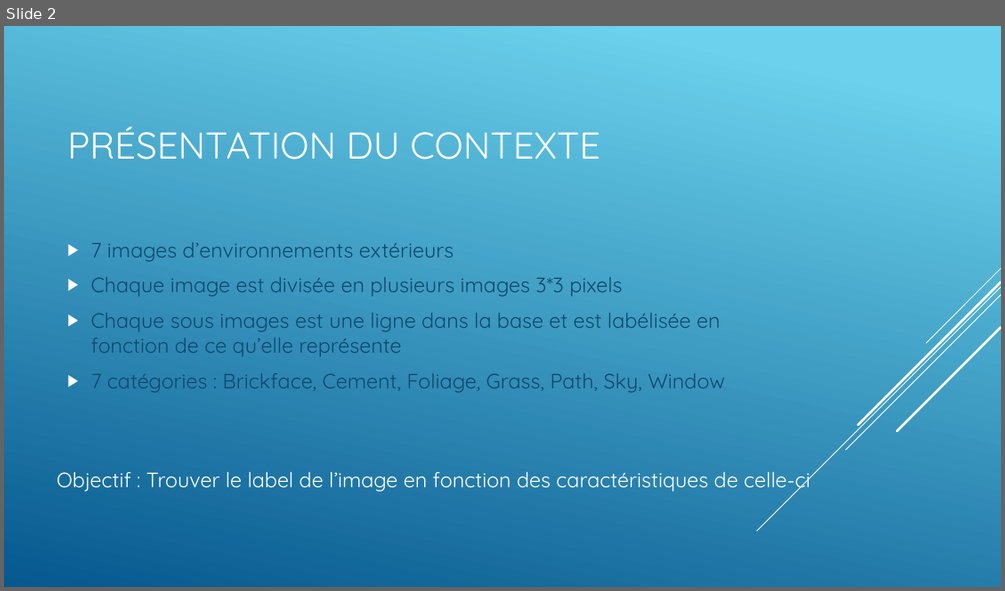
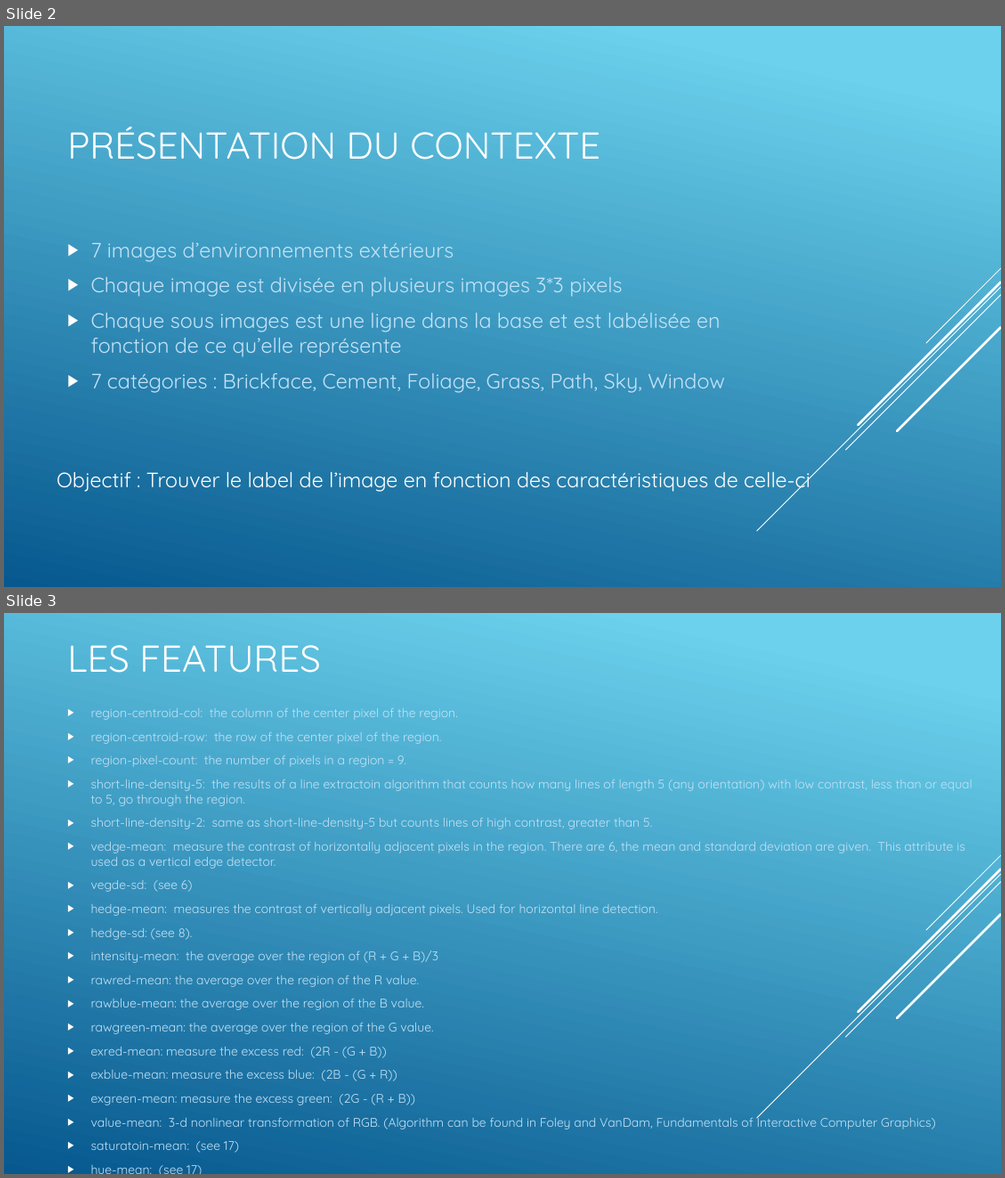
Before and after one commit to OussamaAyoub/pfda_project, a slide deck: Python for data analysis Project.pptx. Shown one above the other, each under a label of ours: slide 2 before the commit, slides 2 and 3 after it. The pictures are 1005x591 and 1005x1178 pixels, drawn with LibreOffice and Linux fonts; fonts in the diff are those of the drawing. Boxes give left, top, right and bottom in pixels: in the first picture for what was removed or moved away, otherwise in the second. Text is boxed around its words. In the diff, an @@ line names an element or a change of style, - is before the commit and + after.

Commit message:
finition ppt + code fonctionnel

```diff
--- a/Python for data analysis Project.pptx
+++ b/Python for data analysis Project.pptx
@@ slide 3 added at [4, 613, 1001, 1174], background gradient #6ED2EB to #06588E; not listed: 5 template elements that a slide beside it also shows @@
@@ title added at [67, 645, 321, 673], 36 pt, text #FFFFFF @@
+LES FEATURES
@@ text added at [91, 708, 972, 1152], 12 pt, text #C3E2F7 @@
+▶ region-centroid-col: the column of the center pixel of the region.
+▶ region-centroid-row: the row of the center pixel of the region.
+▶ region-pixel-count: the number of pixels in a region = 9.
+▶ short-line-density-5: the results of a line extractoin algorithm that counts how many lines of length 5 (any orientation) with low contrast, less than or equal to 5, go through the region.
+▶ short-line-density-2: same as short-line-density-5 but counts lines of high contrast, greater than 5.
+▶ vedge-mean: measure the contrast of horizontally adjacent pixels in the region. There are 6, the mean and standard deviation are given. This attribute is used as a vertical edge detector.
+▶ vegde-sd: (see 6)
+▶ hedge-mean: measures the contrast of vertically adjacent pixels. Used for horizontal line detection.
+▶ hedge-sd: (see 8).
+▶ intensity-mean: the average over the region of (R + G + B)/3
+▶ rawred-mean: the average over the region of the R value.
+▶ rawblue-mean: the average over the region of the B value.
+▶ rawgreen-mean: the average over the region of the G value.
+▶ exred-mean: measure the excess red: (2R - (G + B))
+▶ exblue-mean: measure the excess blue: (2B - (G + R))
+▶ exgreen-mean: measure the excess green: (2G - (R + B))
+▶ value-mean: 3-d nonlinear transformation of RGB. (Algorithm can be found in Foley and VanDam, Fundamentals of Interactive Computer Graphics)
+▶ saturatoin-mean: (see 17)
+▶ hue-mean: (see 17)
@@ slide 2 changed as well @@
@@ text "7 images d’environnements extérieurs" at [91, 242, 725, 393]: text colour #0F496F to #C3E2F7 @@
```
Also in this commit, not shown: 1 other slide changed, 4 other slides added, 2 other files.
